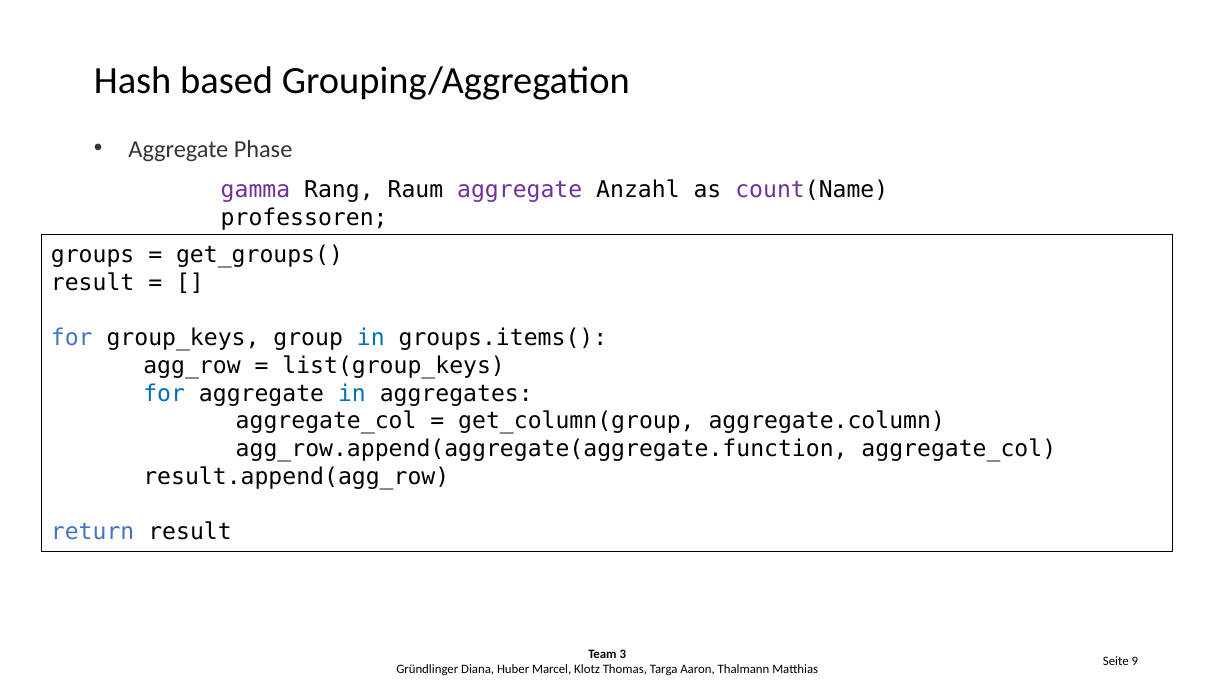
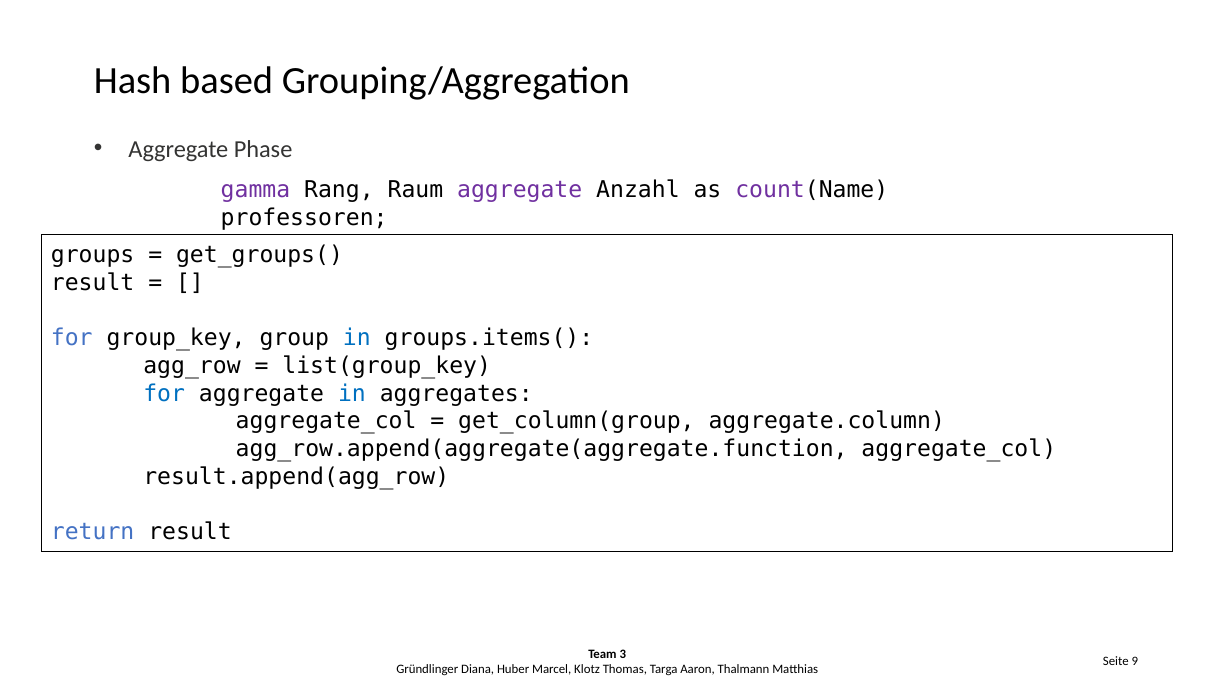
Before and after one commit to Hegl1/archimpl, a slide deck: slide 9 of tasks/task7/task7_presentation.pptx. Drawn at 1232x693 pixels with LibreOffice and Linux fonts; fonts in the diff are those of the drawing; background and template pictures are left out. Boxes give left, top, right and bottom in pixels: in the first picture for what was removed or moved away, otherwise in the second. Text is boxed around its words. In the diff, an @@ line names an element or a change of style, - is before the commit and + after.

```diff
--- a/tasks/task7/task7_presentation.pptx
+++ b/tasks/task7/task7_presentation.pptx
@@ text in rectangle at (x1=51, y1=327, x2=594, y2=379): text changed @@
-for group_keys, group in groups.items():
-agg_row = list(group_keys)
+for group_key, group in groups.items():
+agg_row = list(group_key)
```
Also in this commit, not shown: 1 other slide changed, 1 other file.
